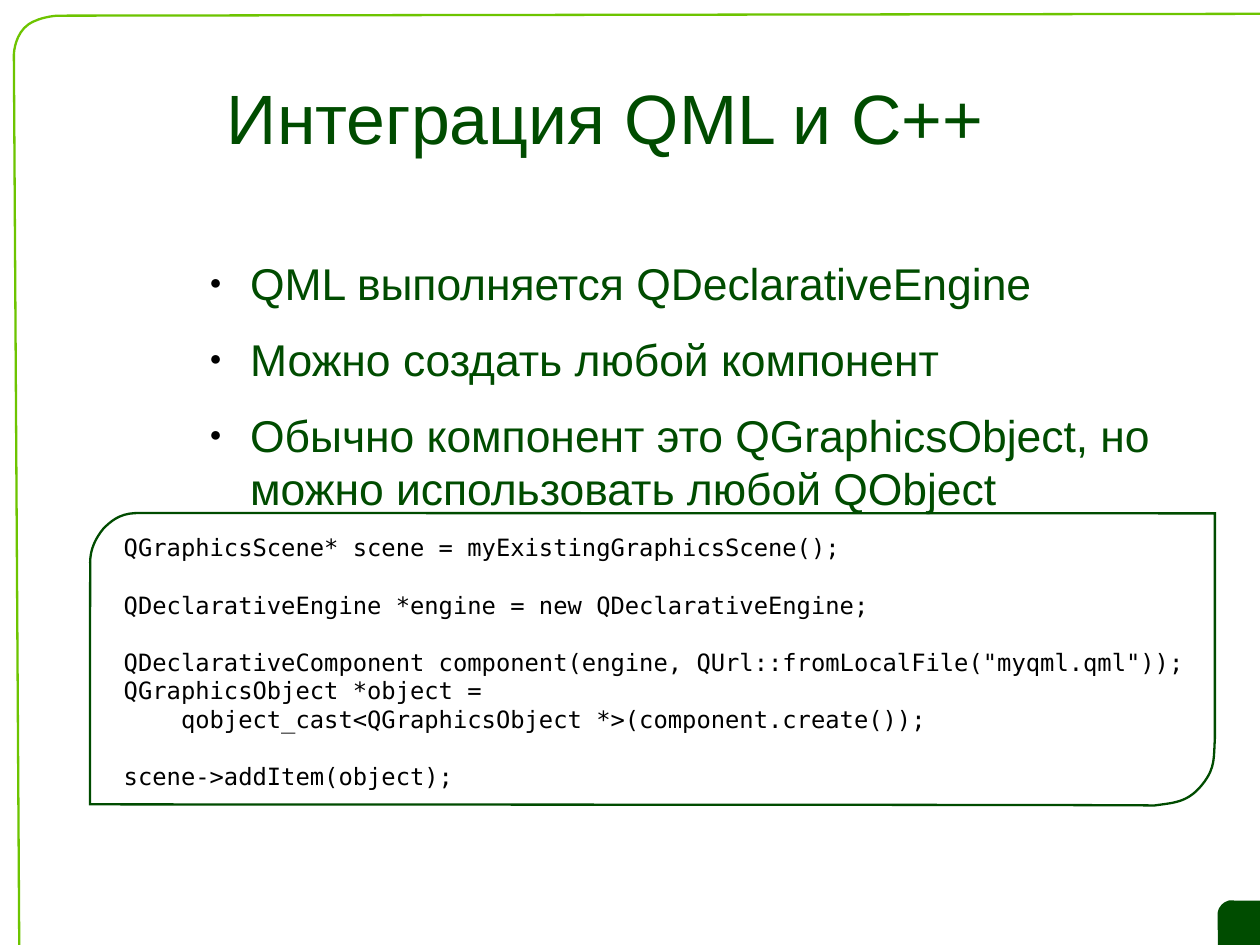
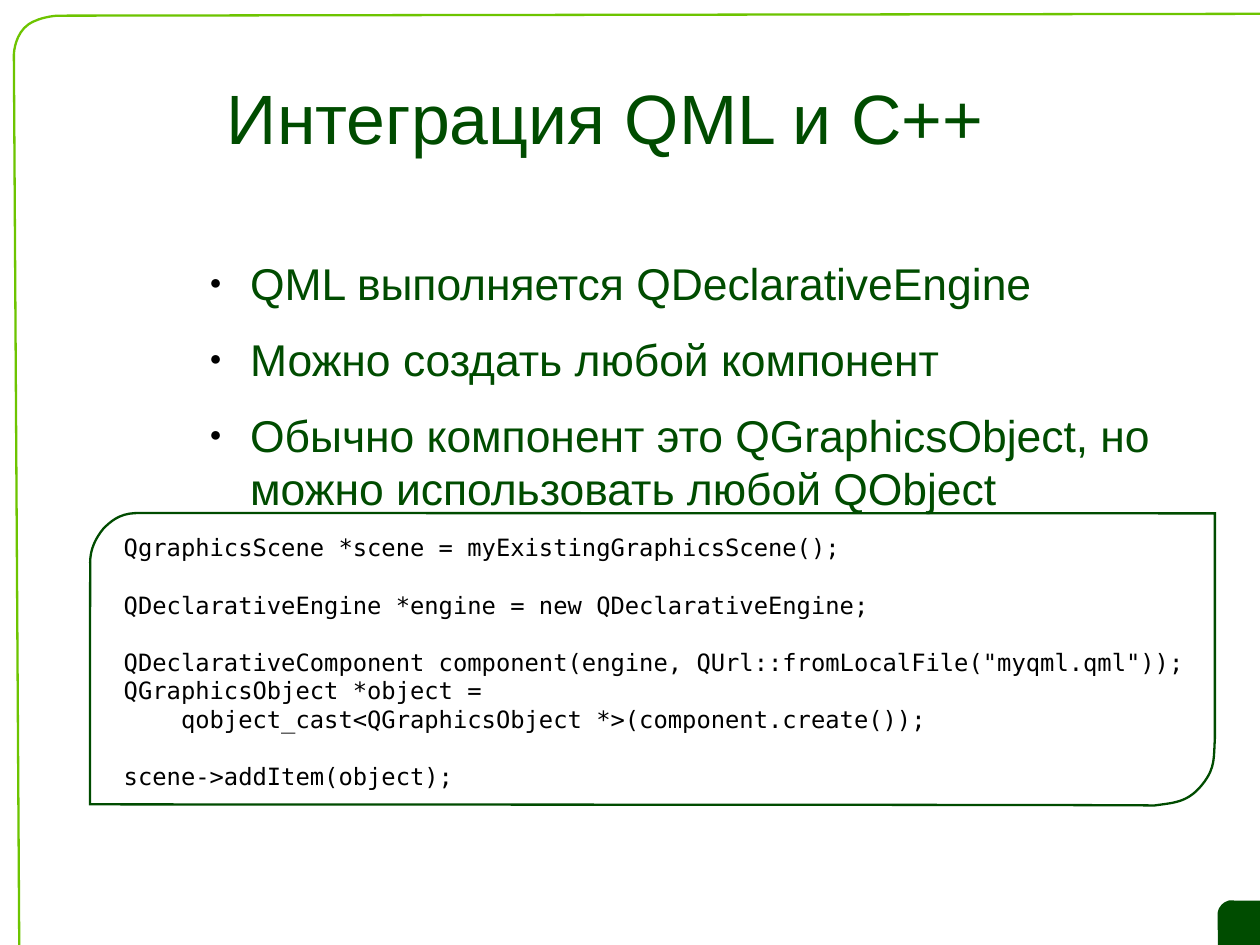
Before and after one commit to saa/qecm, a slide deck: slide 34 of L7/L7 Slides.odp. Drawn at 1260x945 pixels with LibreOffice and Linux fonts; fonts in the diff are those of the drawing; background and template pictures are left out. Boxes give left, top, right and bottom in pixels: in the first picture for what was removed or moved away, otherwise in the second. Text is boxed around its words. In the diff, an @@ line names an element or a change of style, - is before the commit and + after.

```diff
--- a/L7/L7 Slides.odp
+++ b/L7/L7 Slides.odp
@@ text at [124, 538, 839, 561]: text changed @@
-QGraphicsScene* scene = myExistingGraphicsScene();
+QgraphicsScene *scene = myExistingGraphicsScene();
```
